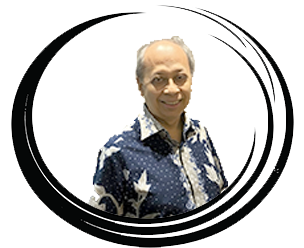
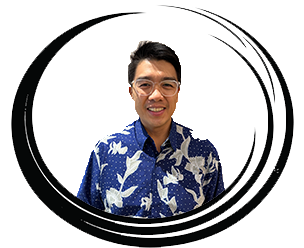
Layered file, before and after one edit (304x248). Changes by layer:
renamed "widyantoko-img" to "Anthonya m.saputera - Jawa", painted on it over <box>76,36,228,219</box>